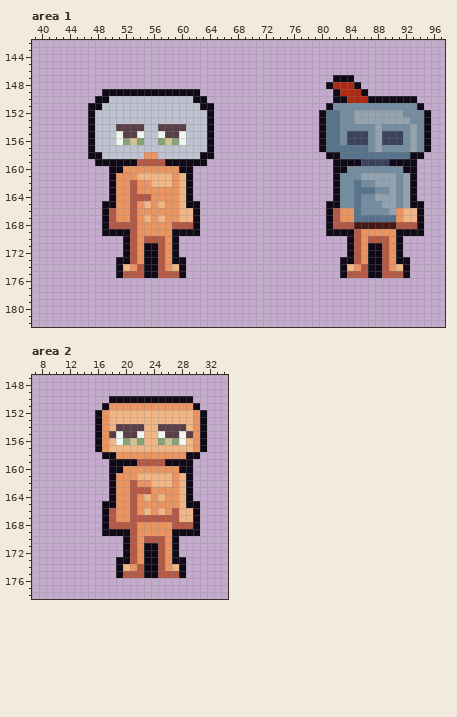
Two versions of one pixel-art file, gamedev.tv/Aula02/BaseCharacter302.aseprite. The picture above was drawn from the file before the commit.
335x200 pixels, 1 frame. Shown: area 1: x 39..97, y 142..182; area 2: x 7..34, y 147..178. The commit also changed other parts of the picture, which this record leaves out.
And afterwards:
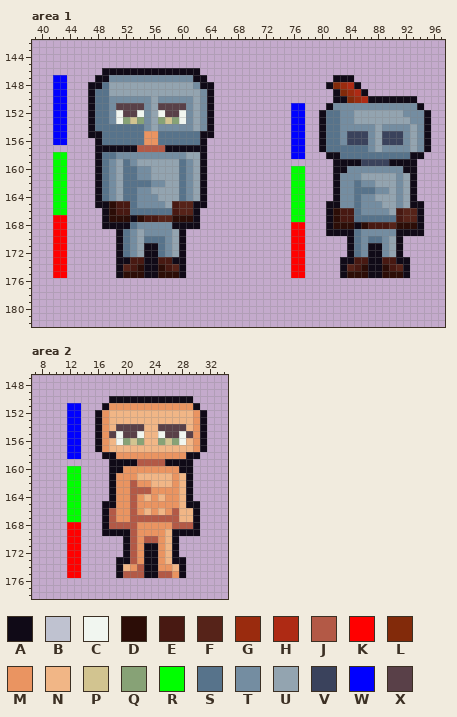
Palette (. is transparent): A #100a17  B #bfc2d0  C #f1f6f0  D #2c0d07  E #481912  F #562319  G #9a2b0e  H #ae2a14  J #b35946  K #ff0000  L #822a0a  M #ea9461  N #f1b686  P #d2c490  Q #87a276  R #00ff00  S #57738b  T #748da1  U #93a4b0  V #3a425c  W #0000ff  X #594048
The exact change:
layer "knights" added
layer "Layer 1" removed
Changed rows in their new state; - is an unchanged pixel.
Area 1:
first column x 42:
146 -------AAAAAAAAAAAAAA-------------------------------
147 WW----AATTTTTTTTTTTTAA------------------------------
148 WW---AASUUUUUUUUUUUUTAA-----------------LG----------
149 WW---ASSUUUUUUUUUUUUUTA------------------LG---------
150 WW---ASSTTTTTTUTTTTTUTA-------------------LG--------
151 WW----SSTXXXXTUXXXXTUT------------WW----------------
152 WW----SSTCXXCTUCXXCTUT------------WW----------------
153 WW----SSTCQPQTUQPQCTUT------------WW----------------
154 WW----SSSSSSSTUTTTTTUT------------WW----------------
155 WW----ASSSSSSMMSSSSSSA------------WW----------------
156 WW---.ASSSSSSMMSSSSSSA.-----------WW----------------
157 -----.AAAAAAJJJJAAAAAA.-----------WW----------------
158 RR---.-SSTTTTTTTTTTUU-.-----------WW----------------
159 RR-----STUSTUUUUUUSTU-------------------------------
160 RR----ASTUSSTTUUUUSTUA------------RR----------------
161 RR----ASTUSSTTUUUUSTUA------------RR----------------
162 RR----ASTUSSSSTTUUSTUA------------RR----------------
163 RR----ASTUSSTTUUUUSTUA------------RR----------------
164 RR----ASTUSSTTTUUUSTUA------------RR----------------
165 RR----A-DEESTTTTUEFF-A------------RR----------------
166 RR------DEESSSSSSEFF--------------RR----DEE------EFF
167 KK------DDDADEEFFDDD--------------RR----DEE------EFF
168 KK------AAASTTTTTAAA--------------KK----DDDAD---FDDD
169 KK-----..-STUTTTTU-..-------------KK-------STTTTT---
170 KK-------ASTUSSSTUA---------------KK-------STSSTU---
171 KK-------ASTU--STUA---------------KK-------ST--TU---
172 KK-------ASTU--STUA---------------KK-------ST--TU---
173 KK---------EE--EE-----------------KK-------EE--EE---
174 KK--------FED--DEF----------------KK------FED--DEF--
175 KK--------DDD--DDD----------------KK------DDD--DDD--
Area 2, layer "knights":
first column x 12:
151 WW--------------
152 WW--------------
153 WW--------------
154 WW--------------
155 WW--------------
156 WW--------------
157 WW--------------
158 WW--------------
160 RR--------------
161 RR--------------
162 RR--------------
163 RR--------------
164 RR--------------
165 RR--------------
166 RR--------------
167 RR--------------
168 KK--------------
169 KK------------N-
170 KK-----------MN-
171 KK-----------MN-
172 KK-----------MN-
173 KK-----------MN-
174 KK-----------M--
175 KK-------------M
Boxes around the changes in both pictures, in picture pixels (x1, y1, x2, y2):
changed: (53, 68, 214, 278)
changed: (333, 82, 361, 103)
added: (291, 103, 305, 278)
changed: (333, 208, 417, 278)
added: (67, 403, 81, 578)
changed: (158, 529, 179, 578)
